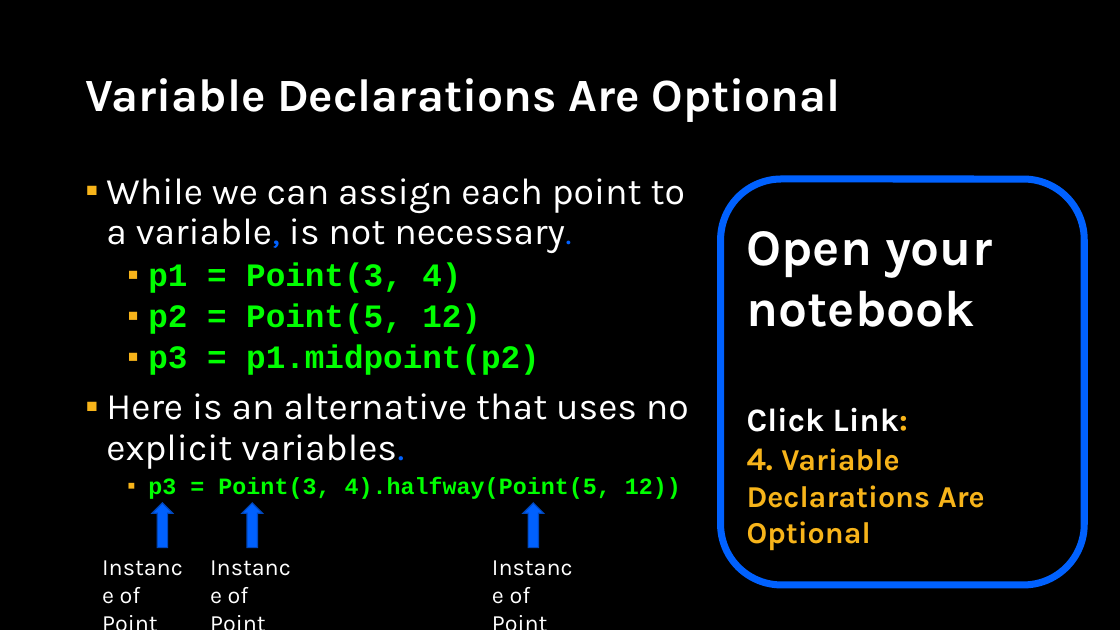
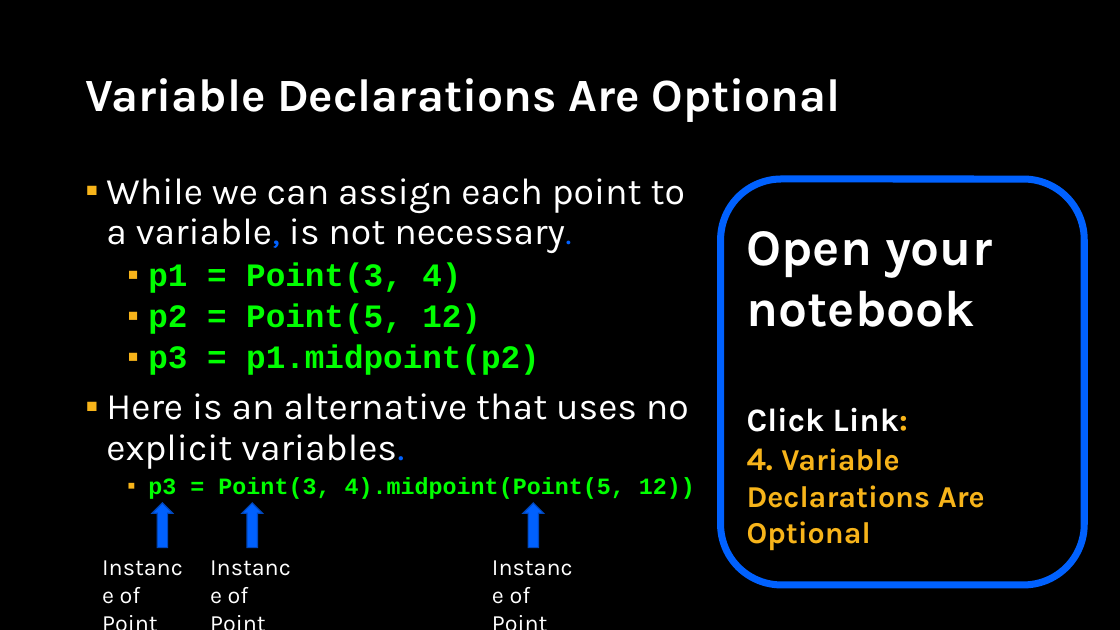
Before and after one commit to APS106/APS106-winter-2025-kinsella-goodfellow, a slide deck: slide 31 of lectures/week10/lecture3/slides/week10_lecture3.pptx. Drawn at 1120x630 pixels with LibreOffice and Linux fonts; fonts in the diff are those of the drawing; background and template pictures are left out. Boxes give left, top, right and bottom in pixels: in the first picture for what was removed or moved away, otherwise in the second. Text is boxed around its words. In the diff, an @@ line names an element or a change of style, - is before the commit and + after.

```diff
--- a/lectures/week10/lecture3/slides/week10_lecture3.pptx
+++ b/lectures/week10/lecture3/slides/week10_lecture3.pptx
@@ text at <box>148,477,695,499</box>: text changed @@
-  ▪ p3 = Point(3, 4).halfway(Point(5, 12))
+  ▪ p3 = Point(3, 4).midpoint(Point(5, 12))
```
Also in this commit, not shown: 1 other slide changed, 6 other files.
